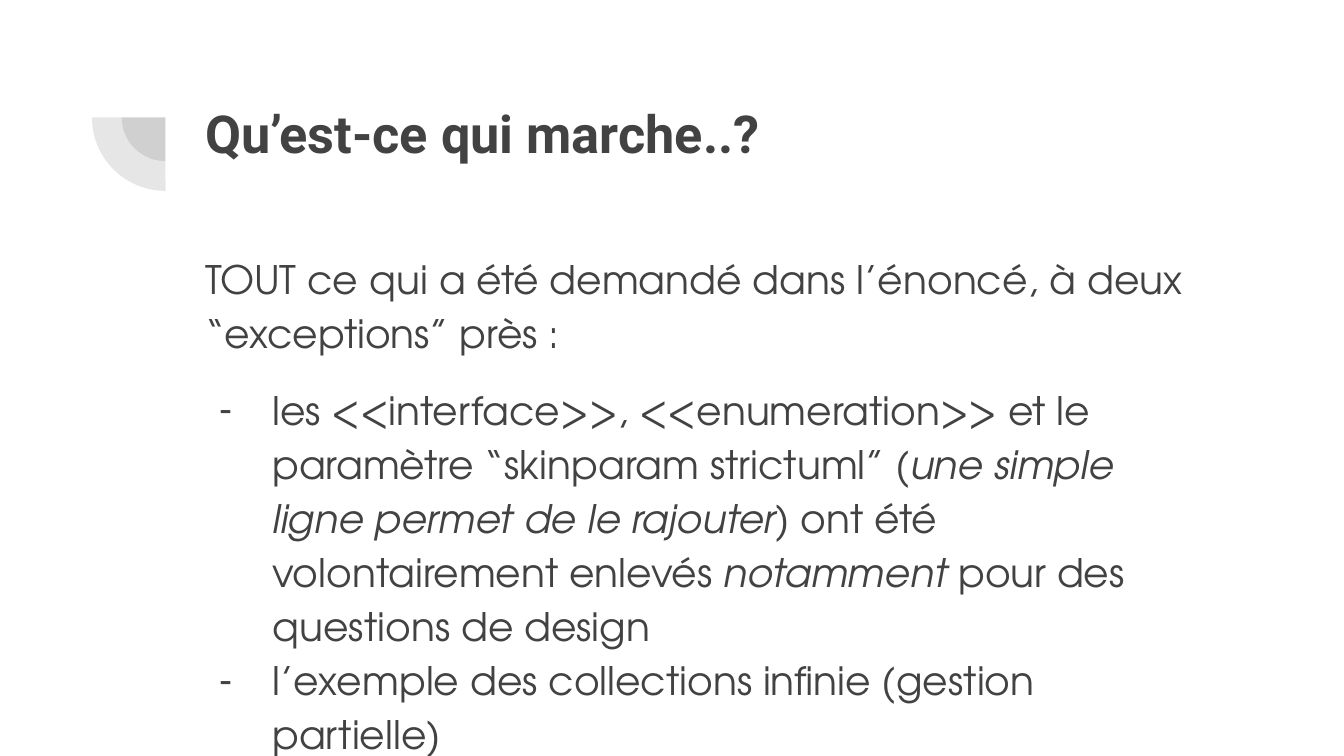
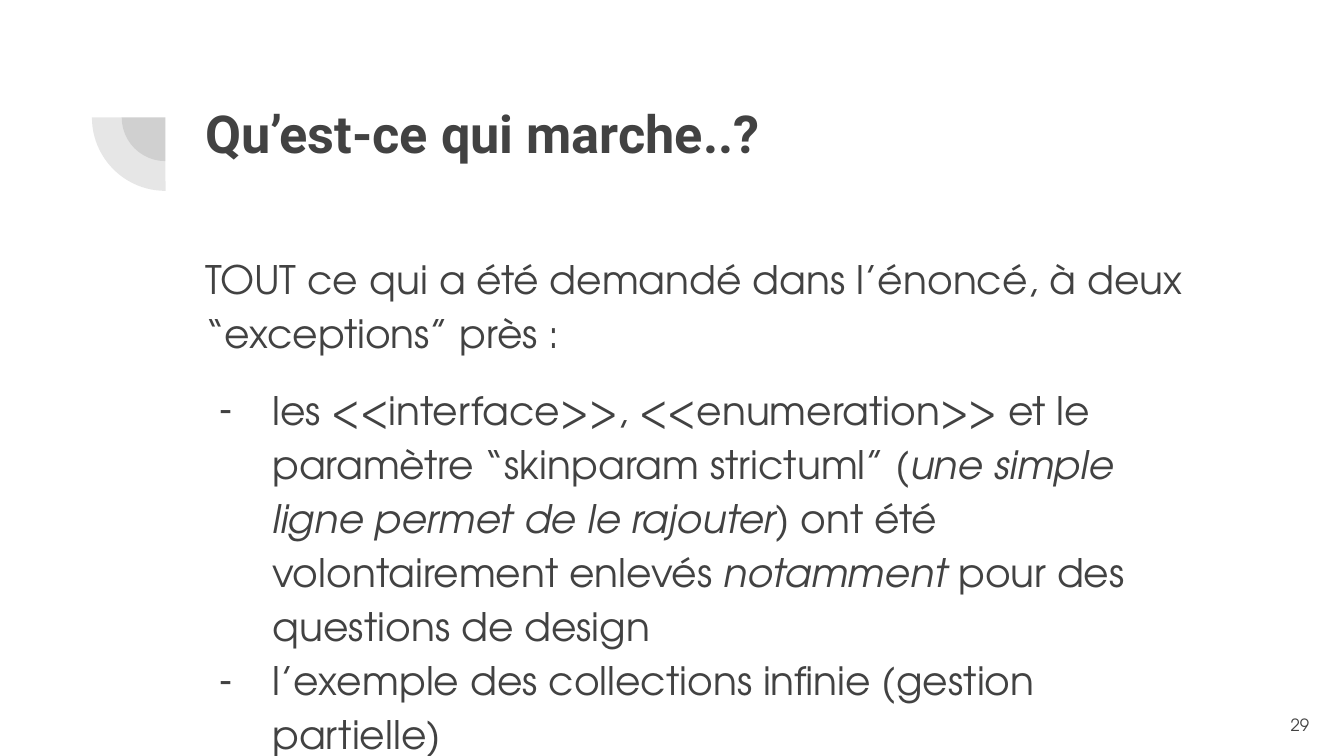
Before and after one commit to GlazKrovi/JavaToPlantUML, a slide deck: slide 29 of deliverable/P21_P22 Diapo soutenance.pptx (slide 23 before the commit). Drawn at 1344x756 pixels with LibreOffice and Linux fonts; fonts in the diff are those of the drawing. Boxes give left, top, right and bottom in pixels: in the first picture for what was removed or moved away, otherwise in the second. Text is boxed around its words. In the diff, an @@ line names an element or a change of style, - is before the commit and + after.

```diff
--- a/deliverable/P21_P22 Diapo soutenance.pptx
+++ b/deliverable/P21_P22 Diapo soutenance.pptx
@@ page number added at box(1291, 718, 1310, 731), 9 pt, text #424242 @@
+29
```
Also in this commit, not shown: 25 other slides changed, 6 slides added.
